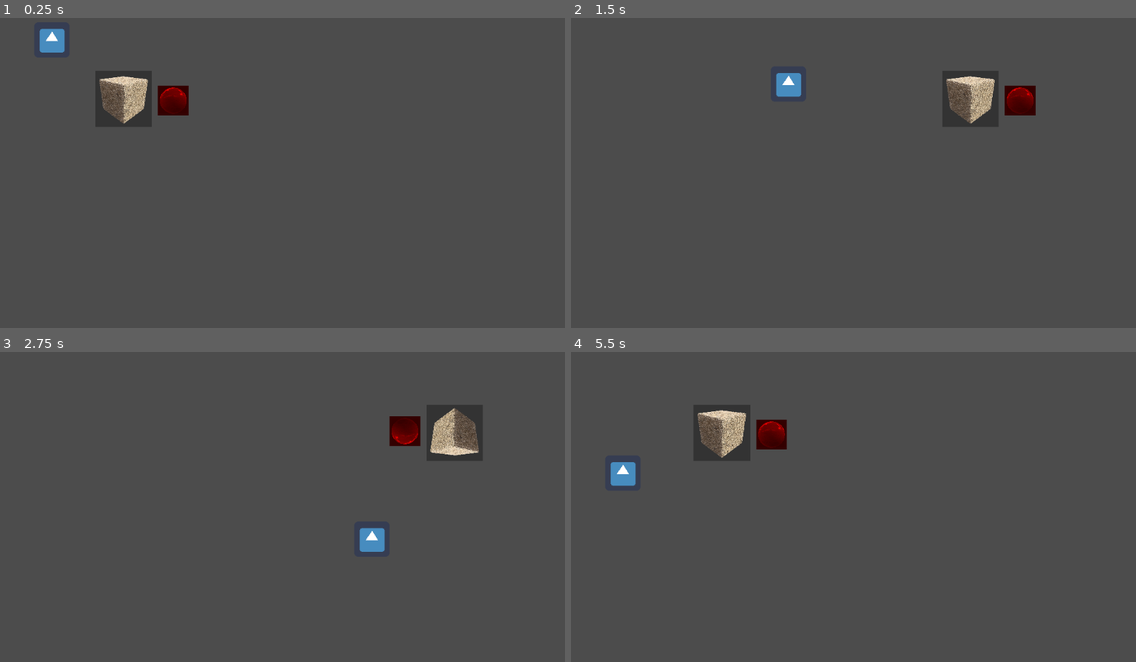
Above: before the commit, frames 1-4 (two rows, left to right).
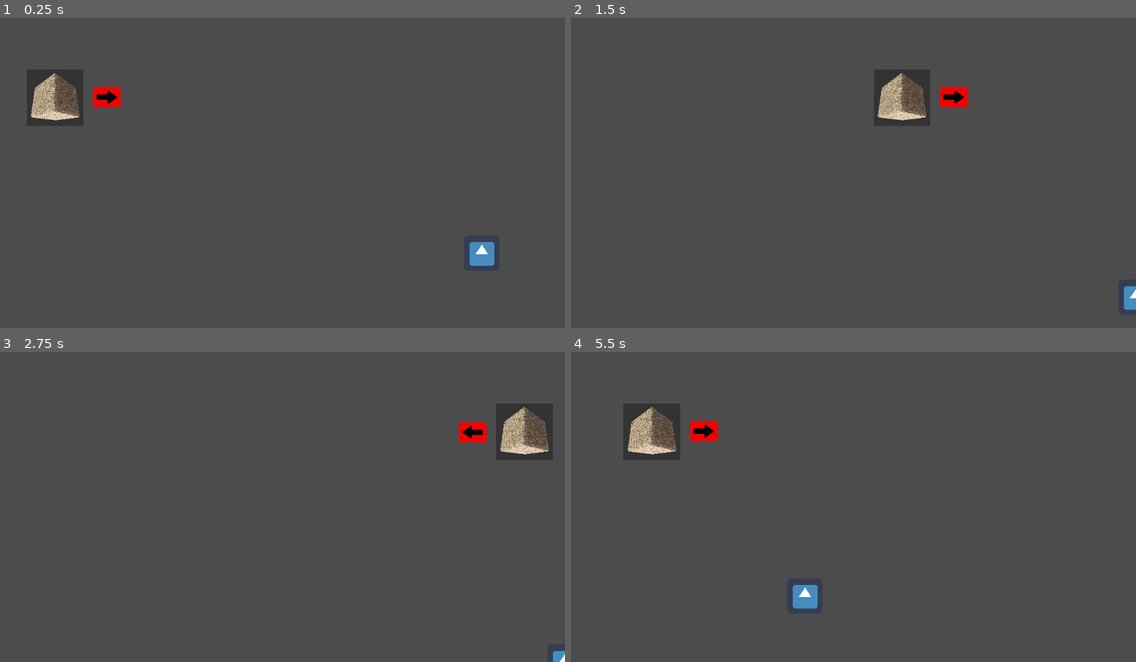
Above: after the commit, the same moments.

Repository: tiagosestari/chickenEggs
Game: Godot game, scene res://Level.tscn
The game is run twice, just before and just after one commit, with the same random seed, the same clock (stepped at 60 frames per second) and the same inputs. The engine's default icon, where the game draws it, is replaced by a stand-in: a white triangle on a blue panel in a dark square.
Inputs:
- Up to frame 1 (0.25 s): no input
- Up to frame 2 (1.5 s): hold Right (move_right) 0.53-1.28 s; hold Down (move_down) from 1.28 s (still down)
- Up to frame 3 (2.75 s): release Down (move_down) at 2.03 s; hold Right (move_right) from 2.03 s (still down)
- Up to frame 4 (5.5 s): release Right (move_right) at 2.78 s; hold Up (move_up) 2.78-3.53 s; hold Left (move_left) 3.53-5.03 s; hold Down (move_down) from 5.03 s (still down)

The runs differ from the first frame. In frame 1, 4.4% of the frame differs, in the area x 4-88%, y 3-80%; in frame 2, 4.2%; in frame 3, 4.2%; in frame 4, 4.5%, in the area x 7-44%, y 16-83%.

Commit message:
Added a few features to the prototype like game over and try again, also improved on player detection

Diff:
--- a/Enemy.gd
+++ b/Enemy.gd
@@ -1,15 +1,18 @@
- extends Area2D
-
-
+extends Area2D
 
 
 export var speed = 400
+export var pan_shot: PackedScene
 
 var screen_size
 var mr = true
-
+var found = false
 var pointer
 var ray
+var ray2
+var ray3
+var ray4
+var ray5
 var sprite
 
 
@@ -20,21 +23,25 @@
 	screen_size = get_viewport_rect().size
 	pointer = $pointer
 	ray = $pointer/RayCast2D
+	ray2 = $pointer/RayCast2D2
+	ray3 = $pointer/RayCast2D3
+	ray4 = $pointer/RayCast2D4
+	ray5 = $pointer/RayCast2D5
 	sprite = $pointer/Sprite
 
 func _process(delta):
 	var p = self.get_position()
-	var r = self.get_rotation()
+	#var r = self.get_rotation()
 
 	var velocity = Vector2.ZERO
 
 	if (p.x == screen_size.x):
 		#rotation_dir += -180
-		self.rotation_degrees += 180
+		pointer.rotation_degrees += 180
 		mr = false
 	if (p.x == 0):
 		#rotation_dir += 180
-		self.rotation_degrees -= 180
+		pointer.rotation_degrees -= 180
 		mr = true
 
 	if (mr == true):
@@ -46,22 +53,52 @@
 	if velocity.length() > 0:
 		velocity = velocity.normalized() * speed
 
-
-	position += velocity * delta
+	if (!found):
+		position += velocity * delta
+	else:
+		position = position
 
 	#restrains player inside screen
 	position.x = clamp(position.x, 0, screen_size.x)
 	position.y = clamp(position.y, 0, screen_size.y)
-
-	shoot()
+	#shoot(ray)
+	#shoot(ray2)
+	#shoot(ray3)
+	#shoot(ray4)
+	#shoot(ray5)
+	lookfor(ray)
+	lookfor(ray2)
+	lookfor(ray3)
+	lookfor(ray4)
+	lookfor(ray5)
 
 
-func shoot():
-	if ray.is_colliding():
-		print(ray.get_collider())
-		if ray.get_collider().is_in_group("Player"):
+func lookfor(a):
+	if a.is_colliding():
+		if a.get_collider().is_in_group("Player"):
+			#print(a, ray.get_collider())
+			found = true
 			sprite.modulate = Color(0,1,0)
+			var level = get_parent()
+			var main = level.get_parent()
+			main.game_over()
 		else:
 			sprite.modulate = Color(1,0,0)
 	else:
 		sprite.modulate = Color(1,0,0)
+
+# Testing if the enemy should shoot, but  probably will just work on a stealth mechanics.
+#func shoot(a)->void:
+#	if a.is_colliding():
+#		if a.get_collider().is_in_group("Player"):
+#			var temp = pan_shot.instance()
+#			add_child(temp)
+#			temp.global_position = global_position
+#			temp.rotation_degrees = pointer.rotation_degrees
+#			temp.setup(a.get_collision_point())
+
+#func shoot(a, b):
+#	if a.is_colliding():
+#		if a.get_collider().is_in_group("Player"):
+#				var velocity = a.get_collision_point()
+#				position -= velocity * b
--- a/Enemy.tscn
+++ b/Enemy.tscn
@@ -1,8 +1,9 @@
-[gd_scene load_steps=6 format=2]
+[gd_scene load_steps=7 format=2]
 
 [ext_resource path="res://StoneBricksBeige015_Cube.jpg" type="Texture" id=1]
 [ext_resource path="res://Enemy.gd" type="Script" id=2]
-[ext_resource path="res://WoodFineDark004_Sphere.jpg" type="Texture" id=4]
+[ext_resource path="res://pngtree-vector-right-arrow-icon-png-image_956430.jpg" type="Texture" id=3]
+[ext_resource path="res://shot.tscn" type="PackedScene" id=4]
 
 [sub_resource type="SpriteFrames" id=1]
 animations = [ {
@@ -16,7 +17,10 @@
 extents = Vector2( 51.5, 52 )
 
 [node name="Enemy" type="Area2D"]
+position = Vector2( 0, 200 )
+rotation = 3.14159
 script = ExtResource( 2 )
+pan_shot = ExtResource( 4 )
 
 [node name="AnimatedSprite" type="AnimatedSprite" parent="."]
 scale = Vector2( 0.1, 0.1 )
@@ -30,9 +34,25 @@
 
 [node name="RayCast2D" type="RayCast2D" parent="pointer"]
 enabled = true
-cast_to = Vector2( 800, 0 )
+cast_to = Vector2( 500, 0 )
+
+[node name="RayCast2D2" type="RayCast2D" parent="pointer"]
+enabled = true
+cast_to = Vector2( 200, 150 )
 
 [node name="Sprite" type="Sprite" parent="pointer"]
-position = Vector2( 90, 3 )
-scale = Vector2( 0.0539063, 0.0527344 )
-texture = ExtResource( 4 )
+position = Vector2( 94, -1 )
+scale = Vector2( 0.138064, 0.0985894 )
+texture = ExtResource( 3 )
+
+[node name="RayCast2D4" type="RayCast2D" parent="pointer"]
+enabled = true
+cast_to = Vector2( 400, 100 )
+
+[node name="RayCast2D3" type="RayCast2D" parent="pointer"]
+enabled = true
+cast_to = Vector2( 200, -150 )
+
+[node name="RayCast2D5" type="RayCast2D" parent="pointer"]
+enabled = true
+cast_to = Vector2( 400, -100 )
--- a/Level.tscn
+++ b/Level.tscn
@@ -3,10 +3,10 @@
 [ext_resource path="res://Player.tscn" type="PackedScene" id=1]
 [ext_resource path="res://Enemy.tscn" type="PackedScene" id=2]
 
-[node name="Node2D" type="Node2D"]
+[node name="Level" type="Node2D"]
 
 [node name="Player" parent="." instance=ExtResource( 1 )]
-position = Vector2( 94, 77 )
+position = Vector2( 873, 464 )
 
 [node name="Enemy" parent="." instance=ExtResource( 2 )]
-position = Vector2( 124, 184 )
+position = Vector2( 0, 182 )
--- /dev/null
+++ b/Main.gd
@@ -0,0 +1,23 @@
+extends Node2D
+
+func _ready():
+	var level_resource = load("res://Level.tscn")
+	var 	level = level_resource.instance()
+	self.add_child(level)
+
+func game_over():
+	var level = self.get_node("Level")
+	self.remove_child(level)
+
+	var go_resource = load("res://game_over.tscn")
+	var go = go_resource.instance()
+	self.add_child(go)
+
+
+func try_again():
+	var level_resource = load("res://Level.tscn")
+	var 	level = level_resource.instance()
+	self.add_child(level)
+
+	var go = self.get_node("game_over")
+	self.remove_child(go)
--- /dev/null
+++ b/Main.tscn
@@ -0,0 +1,6 @@
+[gd_scene load_steps=2 format=2]
+
+[ext_resource path="res://Main.gd" type="Script" id=1]
+
+[node name="Main" type="Node2D"]
+script = ExtResource( 1 )
--- a/Player.gd
+++ b/Player.gd
@@ -28,3 +28,7 @@
 	#restrains player inside screen
 	position.x = clamp(position.x, 0, screen_size.x)
 	position.y = clamp(position.y, 0, screen_size.y)
+
+
+func _on_Player_body_entered(body):
+	print(body)
--- a/Player.tscn
+++ b/Player.tscn
@@ -15,7 +15,7 @@
 extents = Vector2( 31, 30.5 )
 
 [sub_resource type="RectangleShape2D" id=3]
-extents = Vector2( 63.5, 52 )
+extents = Vector2( 30.5, 28 )
 
 [node name="Player" type="Area2D"]
 position = Vector2( 1, 0 )
@@ -31,5 +31,7 @@
 [node name="HurtBox" type="KinematicBody2D" parent="." groups=["Player"]]
 
 [node name="CollisionShape2D" type="CollisionShape2D" parent="HurtBox"]
-position = Vector2( -3, 2 )
+position = Vector2( -0.5, -2 )
 shape = SubResource( 3 )
+
+[connection signal="body_entered" from="." to="." method="_on_Player_body_entered"]
--- /dev/null
+++ b/game_over.gd
@@ -0,0 +1,21 @@
+extends Area2D
+
+
+# Declare member variables here. Examples:
+# var a = 2
+# var b = "text"
+
+
+# Called when the node enters the scene tree for the first time.
+func _ready():
+	pass # Replace with function body.
+
+
+# Called every frame. 'delta' is the elapsed time since the previous frame.
+#func _process(delta):
+#	pass
+
+
+func _on_Button_pressed():
+	var main = get_parent()
+	main.try_again()
--- /dev/null
+++ b/game_over.tscn
@@ -0,0 +1,28 @@
+[gd_scene load_steps=2 format=2]
+
+[ext_resource path="res://game_over.gd" type="Script" id=1]
+
+[node name="game_over" type="Area2D"]
+script = ExtResource( 1 )
+
+[node name="RichTextLabel" type="RichTextLabel" parent="."]
+margin_left = 89.0
+margin_top = 61.0
+margin_right = 211.0
+margin_bottom = 78.0
+text = "Game Over"
+__meta__ = {
+"_edit_use_anchors_": false
+}
+
+[node name="Button" type="Button" parent="."]
+margin_left = 92.0
+margin_top = 86.0
+margin_right = 162.0
+margin_bottom = 106.0
+text = "Try Again"
+__meta__ = {
+"_edit_use_anchors_": false
+}
+
+[connection signal="pressed" from="Button" to="." method="_on_Button_pressed"]
--- a/shot.gd
+++ b/shot.gd
@@ -1,6 +1,6 @@
 extends Area2D
 
-export var speed = 400
+export var speed = 1600
 var movement_direction = Vector2.ZERO
 
 
Binary file added: pngtree-vector-right-arrow-icon-png-image_956430.jpg
Not shown, added: pngtree-vector-right-arrow-icon-png-image_956430.jpg.import
Not shown, added: .DS_Store
